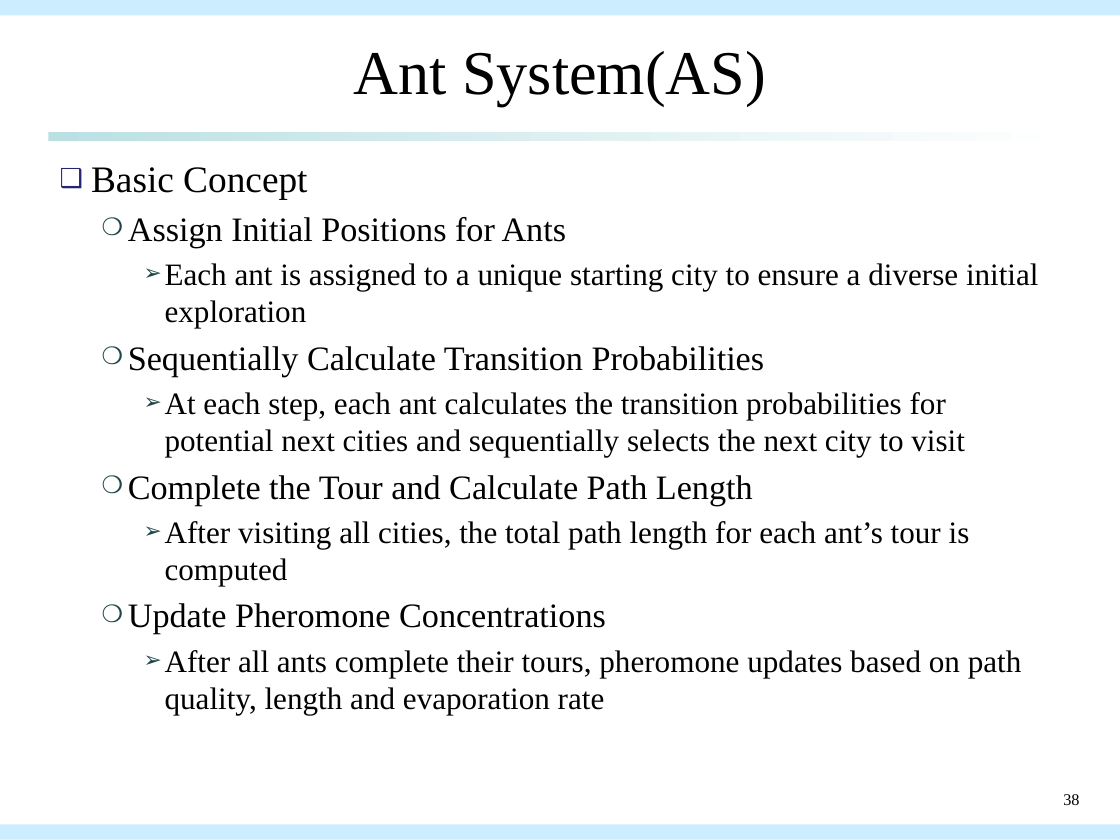
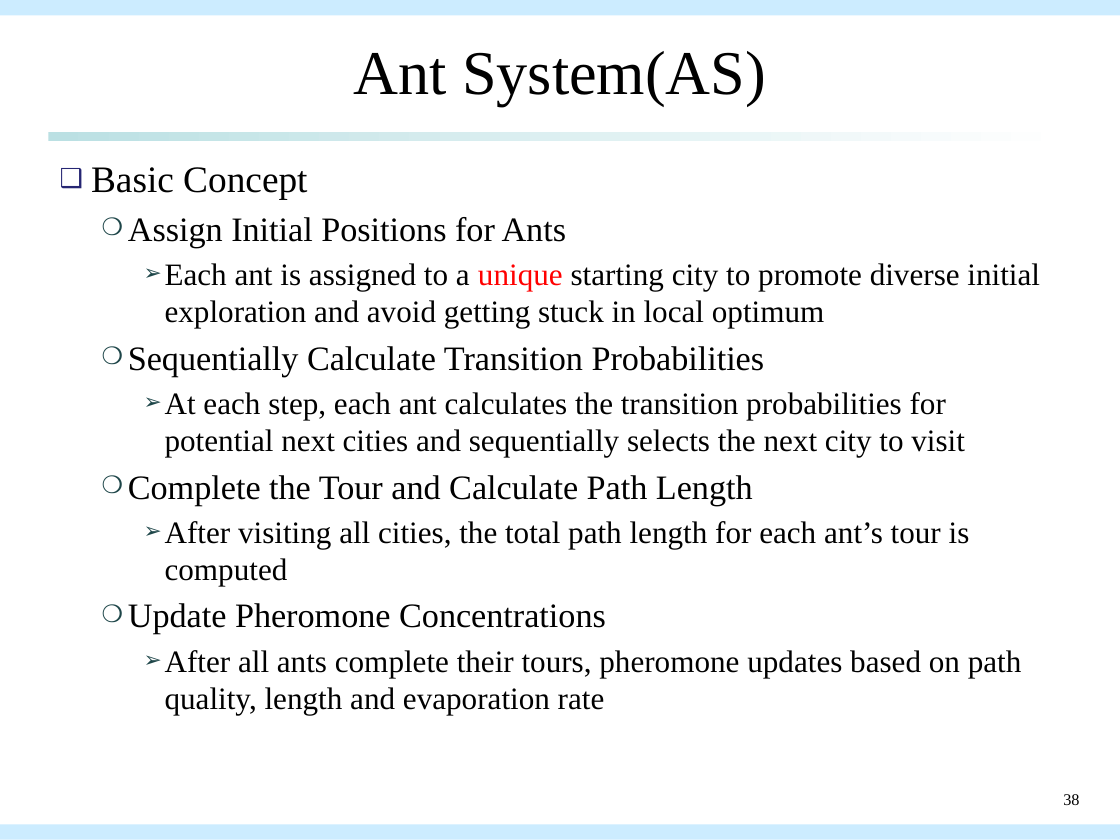
Before and after one commit to qwe8496516/AI_course, a slide deck: slide 38 of AI_presentation/aco_presentation.pptx. Drawn at 1120x840 pixels with LibreOffice and Linux fonts; fonts in the diff are those of the drawing. Boxes give left, top, right and bottom in pixels: in the first picture for what was removed or moved away, otherwise in the second. Text is boxed around its words. In the diff, an @@ line names an element or a change of style, - is before the commit and + after.

```diff
--- a/AI_presentation/aco_presentation.pptx
+++ b/AI_presentation/aco_presentation.pptx
@@ text at box(165, 263, 1040, 328): text changed @@
-    ➢ Each ant is assigned to a unique starting city to ensure a diverse initial exploration
+    ➢ Each ant is assigned to a unique starting city to promote diverse initial exploration and avoid getting stuck in local optimum
```
Also in this commit, not shown: 9 other slides changed, 3 slides added, 7 other files.
